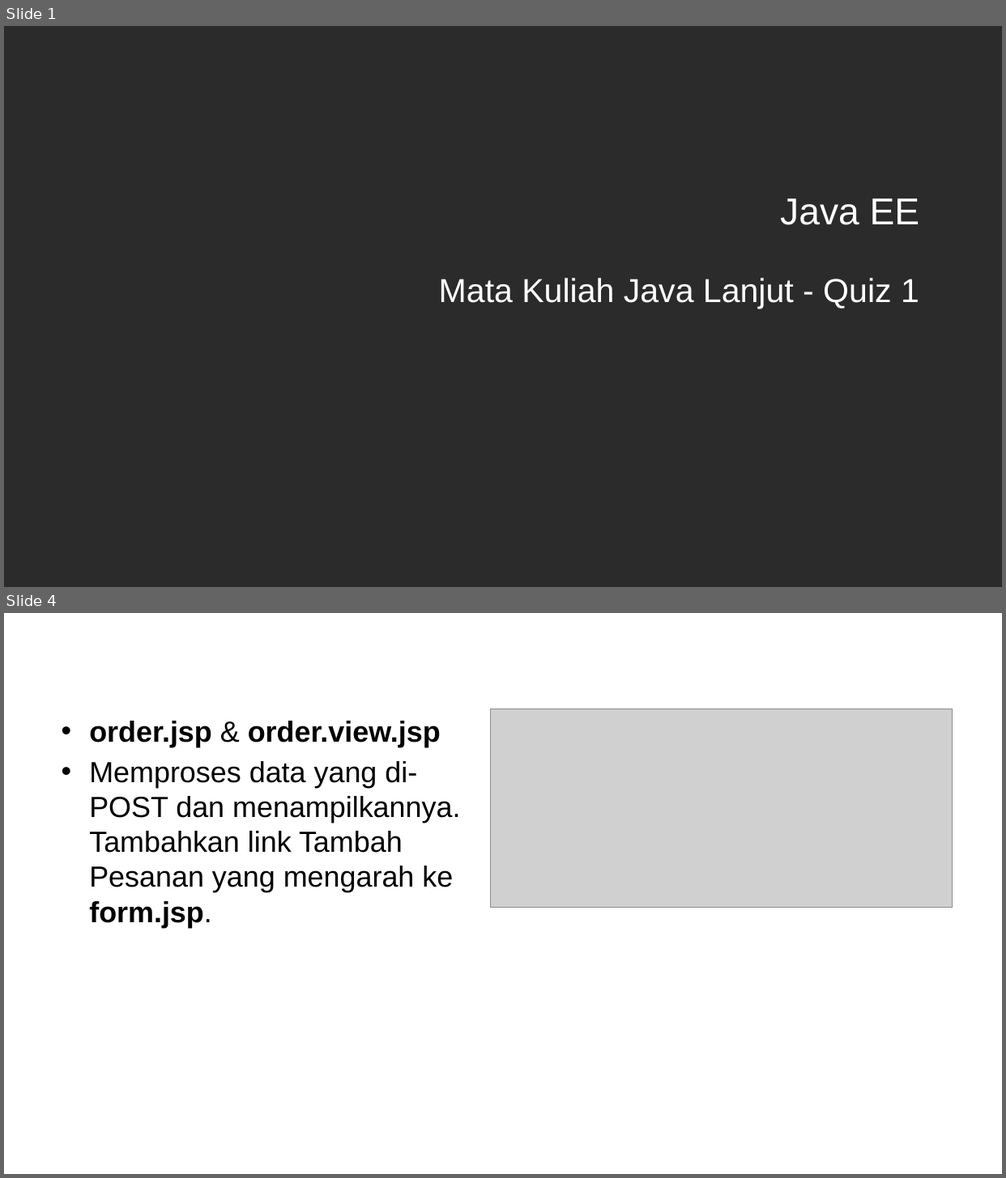
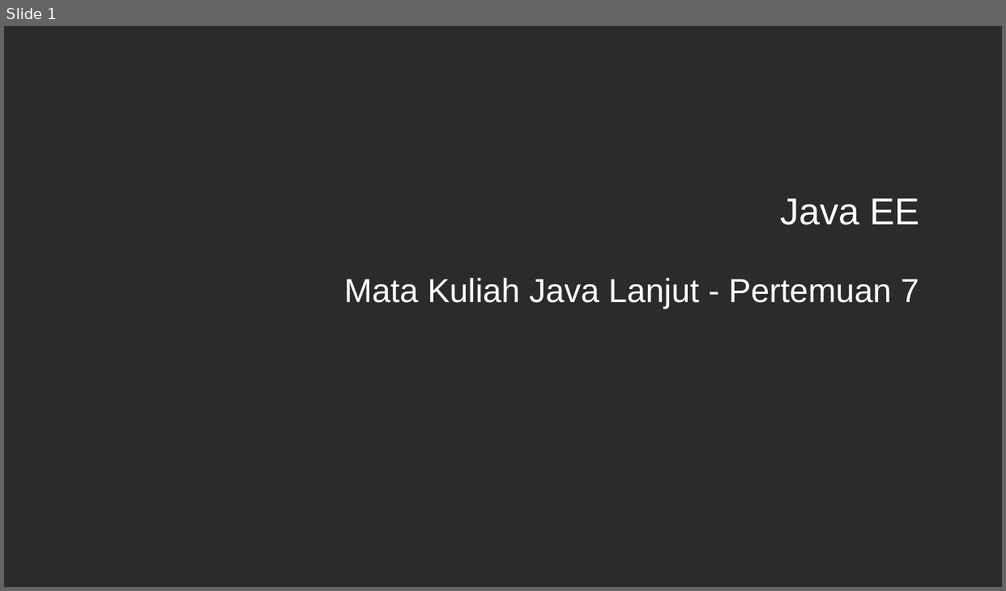
Before and after one commit to ruang-belajar/java-ee, a slide deck: docs/res/Java EE - Pertemuan 7.pptx. Shown one above the other, each under a label of ours: slides 1 and 4 before the commit, slide 1 after it; the slides between them are not shown. The pictures are 1006x1178 and 1006x591 pixels, drawn with LibreOffice and Linux fonts; fonts in the diff are those of the drawing; grey boxes stand for pictures; background and template pictures are left out; a plain dark background stands for a picture behind light text. Boxes give left, top, right and bottom in pixels: in the first picture for what was removed or moved away, otherwise in the second. Text is boxed around its words. In the diff, an @@ line names an element or a change of style, - is before the commit and + after.

```diff
--- a/docs/res/Java EE - Pertemuan 7.pptx
+++ b/docs/res/Java EE - Pertemuan 7.pptx
@@ slide 4 removed at bbox=[4, 613, 1002, 1174], background picture (left out) @@
@@ title removed at bbox=[54, 628, 953, 677] @@
-Quiz 1
@@ picture removed at bbox=[491, 709, 952, 907] @@
@@ text removed at bbox=[89, 721, 460, 928] @@
-• order.jsp & order.view.jsp
-• Memproses data yang di-POST dan menampilkannya. Tambahkan link Tambah Pesanan yang mengarah ke form.jsp.
@@ slide 1 changed as well @@
@@ subtitle at bbox=[344, 278, 919, 309]: text changed @@
-Mata Kuliah Java Lanjut - Quiz 1
+Mata Kuliah Java Lanjut - Pertemuan 7
```
Also in this commit, not shown: 14 slides added, 2 other slides removed, 5 other files.
